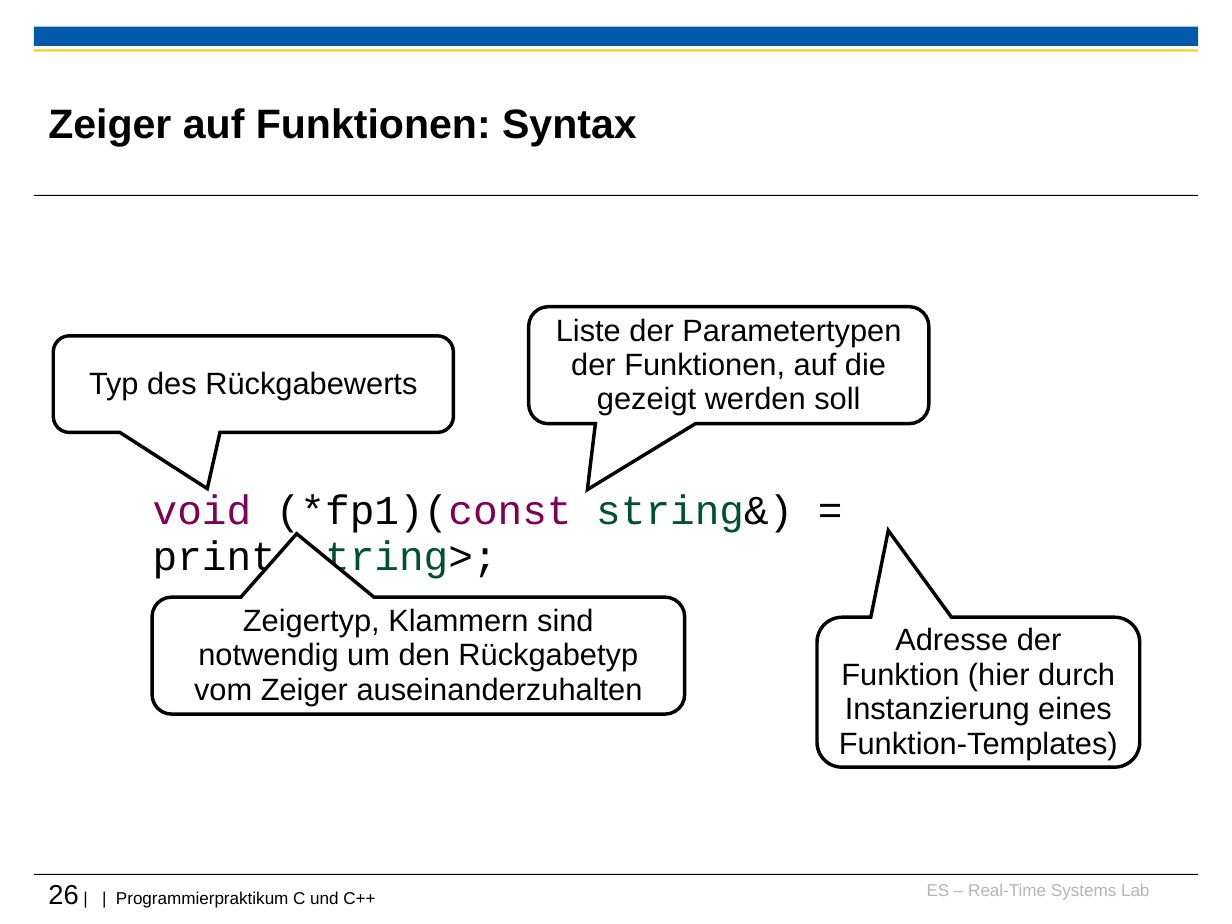
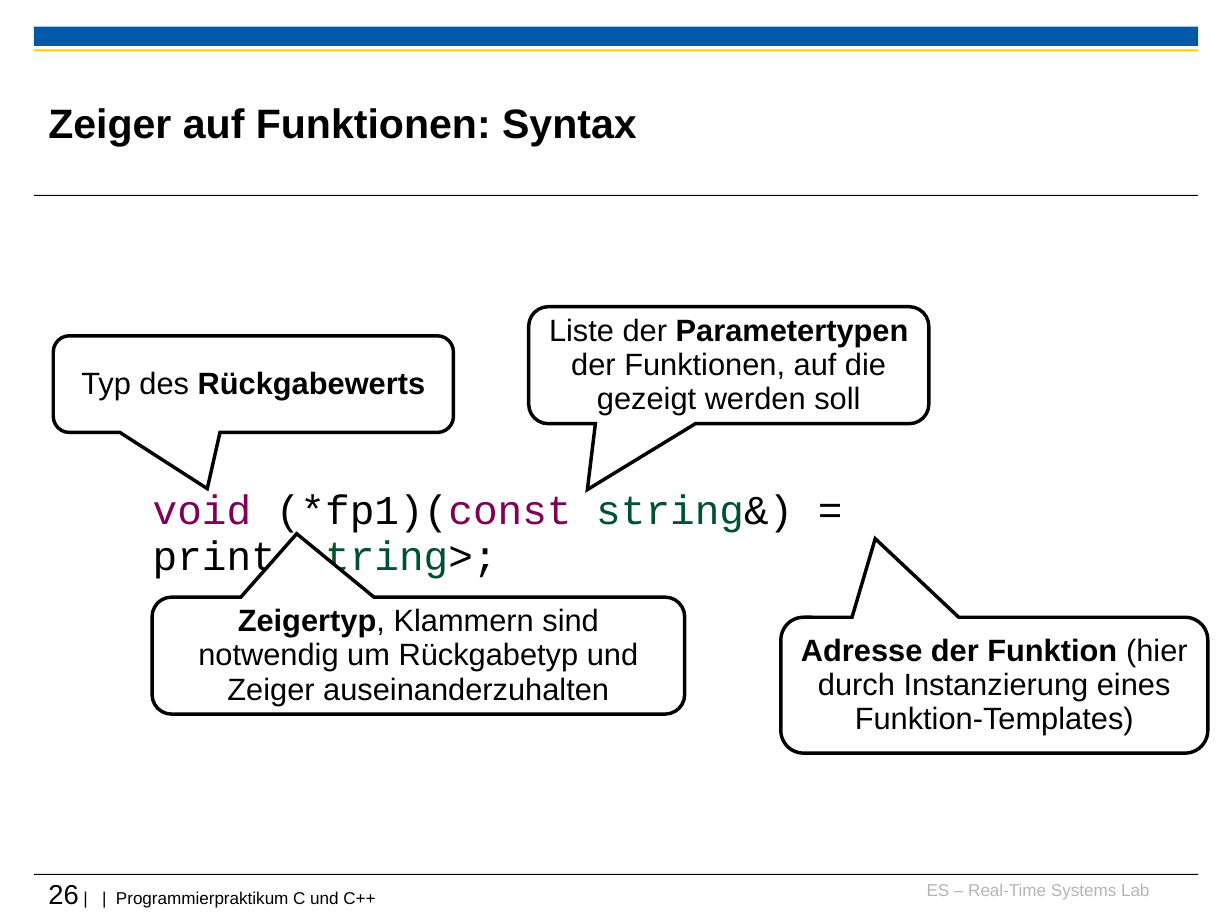
Before and after one commit to h82k/tud-cppp, a slide deck: slide 26 of Vorlesung/4 Fortgeschrittene Themen_F31.ppt. Drawn at 1232x924 pixels with LibreOffice and Linux fonts; fonts in the diff are those of the drawing; background and template pictures are left out. Boxes give left, top, right and bottom in pixels: in the first picture for what was removed or moved away, otherwise in the second. Text is boxed around its words. In the diff, an @@ line names an element or a change of style, - is before the commit and + after.

```diff
--- a/Vorlesung/4 Fortgeschrittene Themen_F31.ppt
+++ b/Vorlesung/4 Fortgeschrittene Themen_F31.ppt
@@ rounded speech box "Liste der Parametertypen der Funktionen, ..." at [529,307,929,424]: bold on in "Parametertypen" @@
@@ rounded speech box "Typ des Rückgabewerts" at [53,336,453,432]: bold on in "Rückgabewerts" @@
@@ text in rounded speech box at [198,608,638,705]: text changed @@
-Zeigertyp, Klammern sind notwendig um den Rückgabetyp vom Zeiger auseinanderzuhalten
+Zeigertyp, Klammern sind notwendig um Rückgabetyp und Zeiger auseinanderzuhalten
@@ rounded speech box "Adresse der Funktion (hier durch ...": place and size @@
-rounded speech box "Adresse der Funktion (hier durch ..." at [817,617,1140,768]
+rounded speech box "Adresse der Funktion (hier durch ..." at [781,617,1209,753]
@@ rounded speech box "Adresse der Funktion (hier durch ..." at [781,617,1209,753]: bold on in "Adresse der Funktion" @@
```
Also in this commit, not shown: 21 other slides changed.
